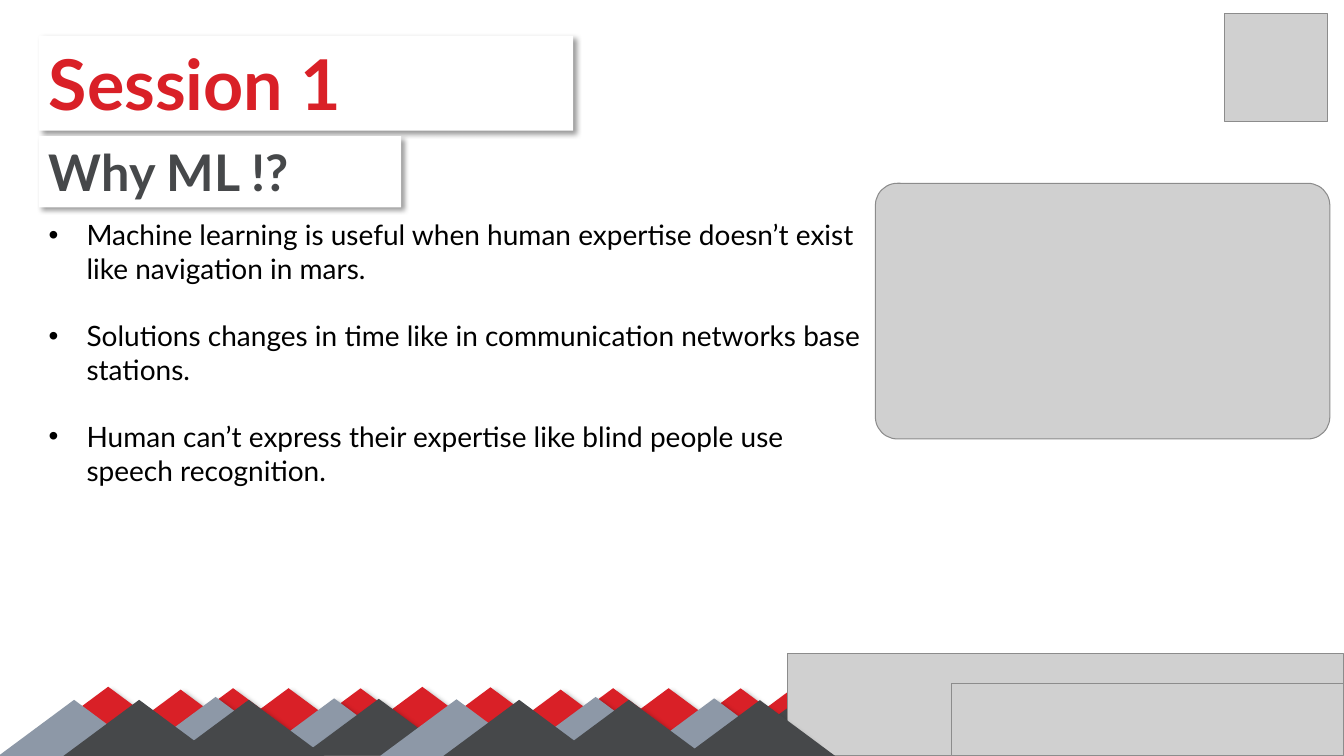
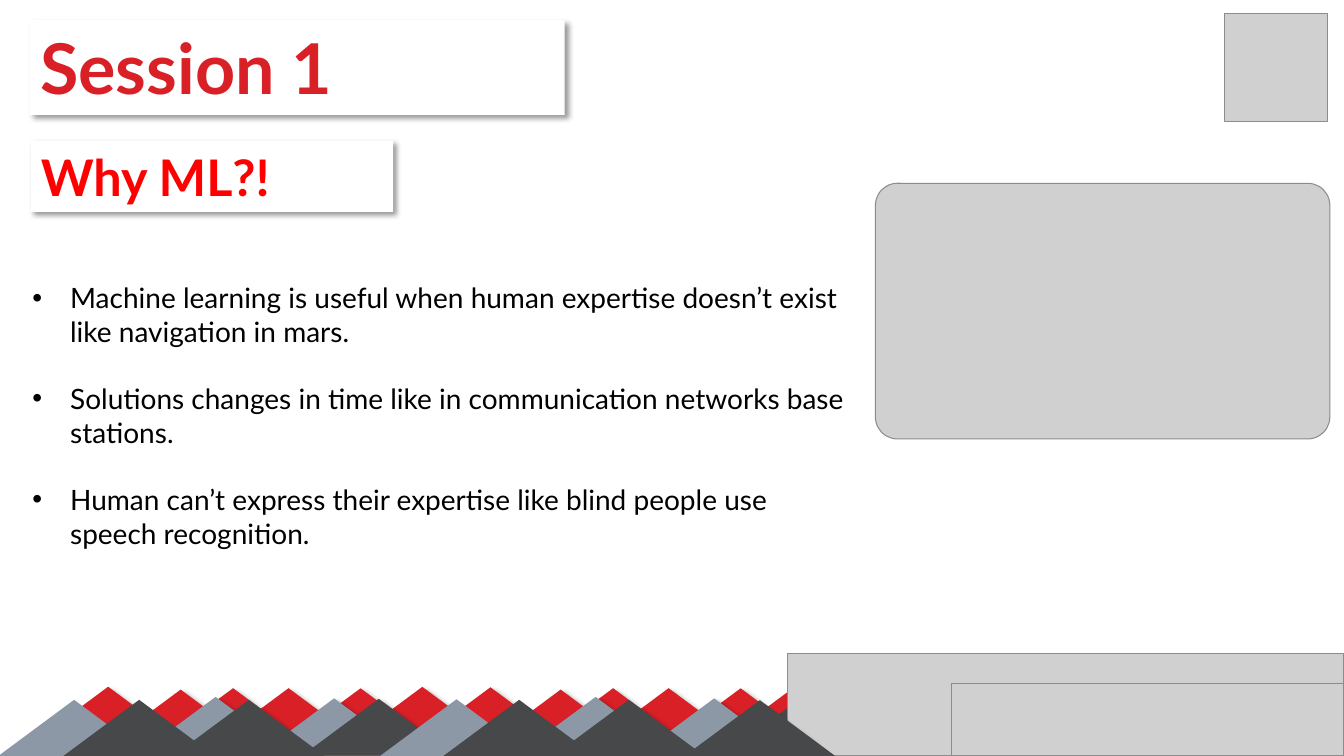
Before and after one commit to SalmaGira/machine-learning-workshop-Kvector, a slide deck: slide 8 of Sessions/Session 1/Session_01.pptx. Drawn at 1344x756 pixels with LibreOffice and Linux fonts; fonts in the diff are those of the drawing; grey boxes stand for pictures. Boxes give left, top, right and bottom in pixels: in the first picture for what was removed or moved away, otherwise in the second. Text is boxed around its words. In the diff, an @@ line names an element or a change of style, - is before the commit and + after.

```diff
--- a/Sessions/Session 1/Session_01.pptx
+++ b/Sessions/Session 1/Session_01.pptx
@@ rectangle "Session 1": place and size @@
-rectangle "Session 1" at <box>39,35,574,130</box>
+rectangle "Session 1" at <box>30,20,565,115</box>
@@ rectangle "Why ML?!": place and size @@
-rectangle "Why ML?!" at <box>39,136,401,208</box>
+rectangle "Why ML?!" at <box>31,141,393,213</box>
@@ text in rectangle at <box>41,158,270,204</box>: text changed; text colour #46484A to #FF0000 @@
-Why ML !?
+Why ML?!
@@ text "Machine learning is useful when ...": place and size @@
-text "Machine learning is useful when ..." at <box>87,224,860,486</box>
+text "Machine learning is useful when ..." at <box>70,286,844,549</box>
```
Also in this commit, not shown: 9 other slides changed, 6 slides added.
